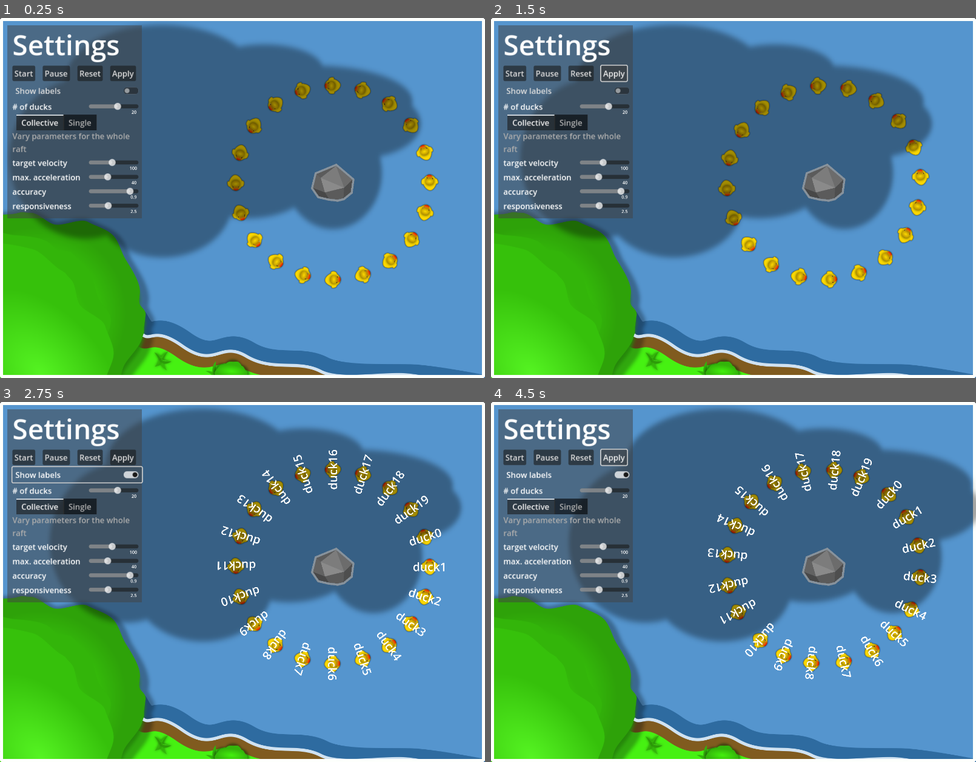
Above: before the commit, frames 1-4 (two rows, left to right).
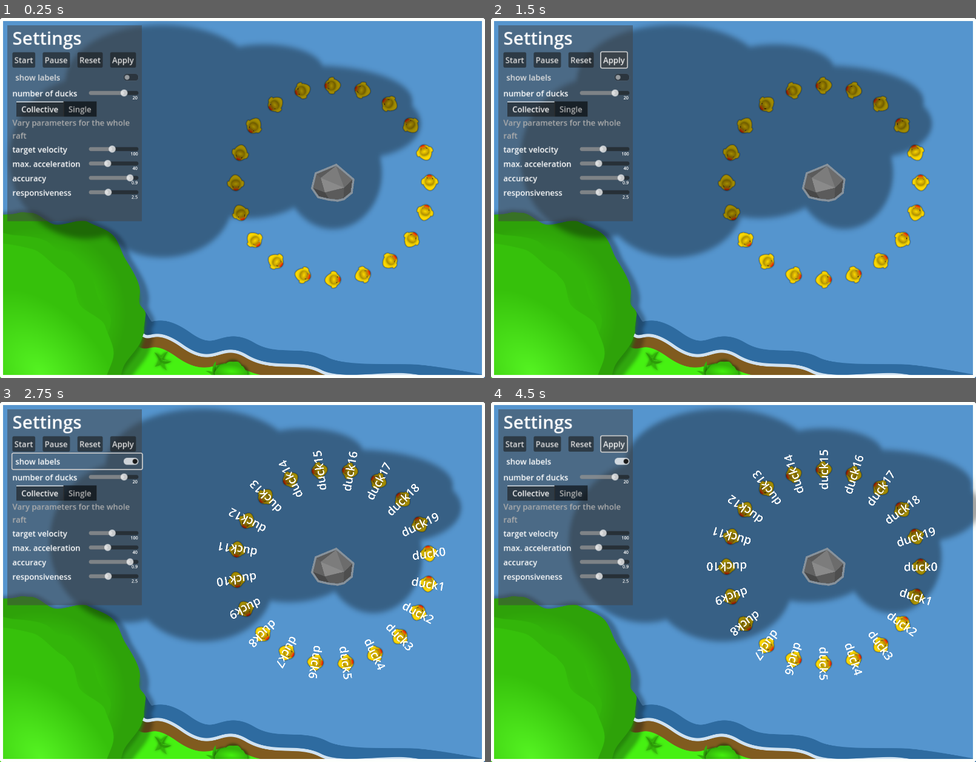
Above: after the commit, the same moments.

Repository: RichtersFinger/DuckTraffic
Game: Godot game, scene res://simulation.tscn
Same seed, same stepped clock (60 frames per second), same inputs: the game is played once before the commit and once after it.
Inputs:
- Up to frame 1 (0.25 s): no input
- Up to frame 2 (1.5 s): click "Reset" at 0.5 s; click "Apply" at 1.25 s
- Up to frame 3 (2.75 s): click "Show labels" (after the commit: "show labels") at 2 s
- Up to frame 4 (4.5 s): click "Start" at 2.75 s; click "Start" at 3.5 s; click "Apply" at 4.25 s

The runs differ from the first frame. In frame 1, 5.5% of the frame differs, in the area x 1-30%, y 3-57%; in frame 2, 8.5%; in frame 3, 12%, in the area x 1-92%, y 3-78%; in frame 4, 12%.

Commit message:
[GUI] implement controls for simulation settings

Diff:
--- a/GUI.gd
+++ b/GUI.gd
@@ -20,4 +20,4 @@
 
 
 func _on_apply_pressed():
-	pass
+	simulation.reset()
--- a/settings_slider_option.tscn
+++ b/settings_slider_option.tscn
@@ -22,10 +22,10 @@
 anchor_top = 1.0
 anchor_right = 0.5
 anchor_bottom = 1.0
-offset_left = 36.0
-offset_top = -8.0
-offset_right = 55.0
-offset_bottom = 15.0
+offset_left = 38.0
+offset_top = -10.0
+offset_right = 57.0
+offset_bottom = 13.0
 grow_horizontal = 2
 grow_vertical = 0
 scale = Vector2(0.55, 0.55)
--- a/simulation.gd
+++ b/simulation.gd
@@ -1,7 +1,6 @@
 extends Node2D
 
 @export var radius: float = 300
-@export var number: int = 20
 var time: float = 0.0
 
 var duck_template = load("res://duck.tscn")
@@ -12,6 +11,29 @@
 var ducks
 var running = false
 var visible_labels = false
+
+@onready var number_slider = $GUI/MarginContainer/VBoxContainer/NumberSlider/HSlider
+var number: int = 20
+# raft - settings
+@onready var raft_target_velocity_slider = $GUI/MarginContainer/VBoxContainer/TabContainer/Collective/VBoxContainer/VelocitySlider/HSlider
+var raft_target_velocity: float = 100
+@onready var raft_max_acceleration_slider = $GUI/MarginContainer/VBoxContainer/TabContainer/Collective/VBoxContainer/MaxAccelerationSlider/HSlider
+var raft_max_acceleration: float = 40
+@onready var raft_accuracy_slider = $GUI/MarginContainer/VBoxContainer/TabContainer/Collective/VBoxContainer/AccuracySlider/HSlider
+var raft_accuracy: float = 0.9
+@onready var raft_responsiveness_slider = $GUI/MarginContainer/VBoxContainer/TabContainer/Collective/VBoxContainer/ResponsivenessSlider/HSlider
+var raft_responsiveness: float = 2.5
+# rouge - settings
+@onready var rouge_active_button = $GUI/MarginContainer/VBoxContainer/TabContainer/Single/VBoxContainer/Active
+var rouge_active = false
+@onready var rouge_target_velocity_slider = $GUI/MarginContainer/VBoxContainer/TabContainer/Single/VBoxContainer/VelocitySlider/HSlider
+var rouge_target_velocity: float = 100
+@onready var rouge_max_acceleration_slider = $GUI/MarginContainer/VBoxContainer/TabContainer/Single/VBoxContainer/MaxAccelerationSlider/HSlider
+var rouge_max_acceleration: float = 40
+@onready var rouge_accuracy_slider = $GUI/MarginContainer/VBoxContainer/TabContainer/Single/VBoxContainer/AccuracySlider/HSlider
+var rouge_accuracy: float = 0.9
+@onready var rouge_responsiveness_slider = $GUI/MarginContainer/VBoxContainer/TabContainer/Single/VBoxContainer/ResponsivenessSlider/HSlider
+var rouge_responsiveness: float = 2.5
 
 
 # initialize simulation (create ducks and set initial position)
@@ -39,7 +61,6 @@
 func toggle_duck_labels(on: bool):
 	visible_labels = on
 	for duck in ducks:
-		print(duck.name)
 		duck.refresh_name_label(on)
 
 
@@ -52,6 +73,17 @@
 
 
 func reset():
+	# load settings
+	number = number_slider.value
+	raft_target_velocity = raft_target_velocity_slider.value
+	raft_max_acceleration = raft_max_acceleration_slider.value
+	raft_accuracy = raft_accuracy_slider.value
+	raft_responsiveness = raft_responsiveness_slider.value
+	rouge_active = rouge_active_button.button_pressed
+	rouge_target_velocity = rouge_target_velocity_slider.value
+	rouge_max_acceleration = rouge_max_acceleration_slider.value
+	rouge_accuracy = rouge_accuracy_slider.value
+	rouge_responsiveness = rouge_responsiveness_slider.value
 	# cleanup existing ducks
 	if ducks:
 		for duck in ducks:
@@ -64,9 +96,20 @@
 		ducks.append(duck_template.instantiate())
 		ducks[i].label_text = "duck" + str(i)
 		set_duck(ducks[i], i * separation)
-		# randomize duck properties
+		# configure ducks
+		ducks[i].target_velocity = raft_target_velocity
+		ducks[i].max_acceleration = raft_max_acceleration
+		ducks[i].responsiveness = raft_responsiveness
+		ducks[i].consistency_accuracy = 1.0 - raft_accuracy
 		ducks[i].consistency_phase = rand.randf_range(0.0, 2 * PI)
-		ducks[i].consistency_accuracy = rand.randf_range(0.01, 0.05)
-		ducks[i].target_velocity *= rand.randf_range(0.95, 1.05)
+		ducks[i].target_velocity *= rand.randf_range(raft_accuracy, 2.0 - raft_accuracy)
 		add_child(ducks[i])
+	if rouge_active:
+		ducks[0].target_velocity = rouge_target_velocity
+		ducks[0].max_acceleration = rouge_max_acceleration
+		ducks[0].responsiveness = rouge_responsiveness
+		ducks[0].consistency_accuracy = 1.0 - rouge_accuracy/2.0
+		ducks[0].consistency_phase = rand.randf_range(0.0, 2 * PI)
+		ducks[0].target_velocity *= rand.randf_range(rouge_accuracy, 2.0 - rouge_accuracy)
+
 	toggle_duck_labels(visible_labels)
--- a/simulation.tscn
+++ b/simulation.tscn
@@ -58,7 +58,7 @@
 [node name="GUI" type="MarginContainer" parent="."]
 z_index = 20
 offset_right = 301.0
-offset_bottom = 418.0
+offset_bottom = 424.5
 scale = Vector2(1.535, 1.535)
 theme_override_constants/margin_left = 15
 theme_override_constants/margin_top = 15
@@ -79,7 +79,7 @@
 
 [node name="Title" type="Label" parent="GUI/MarginContainer/VBoxContainer"]
 layout_mode = 2
-theme_override_font_sizes/font_size = 56
+theme_override_font_sizes/font_size = 36
 text = "Settings"
 
 [node name="HBoxContainer" type="HBoxContainer" parent="GUI/MarginContainer/VBoxContainer"]
@@ -104,17 +104,17 @@
 
 [node name="ShowLabels" type="CheckButton" parent="GUI/MarginContainer/VBoxContainer"]
 layout_mode = 2
-text = "Show labels"
-
-[node name="SliderItem" parent="GUI/MarginContainer/VBoxContainer" instance=ExtResource("6_81hte")]
-layout_mode = 2
-
-[node name="Name" parent="GUI/MarginContainer/VBoxContainer/SliderItem" index="0"]
-text = "# of ducks"
-
-[node name="HSlider" parent="GUI/MarginContainer/VBoxContainer/SliderItem" index="1"]
+text = "show labels"
+
+[node name="NumberSlider" parent="GUI/MarginContainer/VBoxContainer" instance=ExtResource("6_81hte")]
+layout_mode = 2
+
+[node name="Name" parent="GUI/MarginContainer/VBoxContainer/NumberSlider" index="0"]
+text = "number of ducks"
+
+[node name="HSlider" parent="GUI/MarginContainer/VBoxContainer/NumberSlider" index="1"]
 min_value = 5.0
-max_value = 30.0
+max_value = 25.0
 
 [node name="TabContainer" type="TabContainer" parent="GUI/MarginContainer/VBoxContainer"]
 layout_mode = 2
@@ -133,45 +133,45 @@
 text = "Vary parameters for the whole
 raft"
 
-[node name="SliderItem3" parent="GUI/MarginContainer/VBoxContainer/TabContainer/Collective/VBoxContainer" instance=ExtResource("6_81hte")]
-layout_mode = 2
-
-[node name="Name" parent="GUI/MarginContainer/VBoxContainer/TabContainer/Collective/VBoxContainer/SliderItem3" index="0"]
+[node name="VelocitySlider" parent="GUI/MarginContainer/VBoxContainer/TabContainer/Collective/VBoxContainer" instance=ExtResource("6_81hte")]
+layout_mode = 2
+
+[node name="Name" parent="GUI/MarginContainer/VBoxContainer/TabContainer/Collective/VBoxContainer/VelocitySlider" index="0"]
 text = "target velocity"
 
-[node name="HSlider" parent="GUI/MarginContainer/VBoxContainer/TabContainer/Collective/VBoxContainer/SliderItem3" index="1"]
+[node name="HSlider" parent="GUI/MarginContainer/VBoxContainer/TabContainer/Collective/VBoxContainer/VelocitySlider" index="1"]
 min_value = 10.0
 max_value = 200.0
 value = 100.0
 
-[node name="SliderItem2" parent="GUI/MarginContainer/VBoxContainer/TabContainer/Collective/VBoxContainer" instance=ExtResource("6_81hte")]
-layout_mode = 2
-
-[node name="Name" parent="GUI/MarginContainer/VBoxContainer/TabContainer/Collective/VBoxContainer/SliderItem2" index="0"]
+[node name="MaxAccelerationSlider" parent="GUI/MarginContainer/VBoxContainer/TabContainer/Collective/VBoxContainer" instance=ExtResource("6_81hte")]
+layout_mode = 2
+
+[node name="Name" parent="GUI/MarginContainer/VBoxContainer/TabContainer/Collective/VBoxContainer/MaxAccelerationSlider" index="0"]
 text = "max. acceleration"
 
-[node name="HSlider" parent="GUI/MarginContainer/VBoxContainer/TabContainer/Collective/VBoxContainer/SliderItem2" index="1"]
+[node name="HSlider" parent="GUI/MarginContainer/VBoxContainer/TabContainer/Collective/VBoxContainer/MaxAccelerationSlider" index="1"]
 min_value = 5.0
 value = 40.0
 
-[node name="SliderItem4" parent="GUI/MarginContainer/VBoxContainer/TabContainer/Collective/VBoxContainer" instance=ExtResource("6_81hte")]
-layout_mode = 2
-
-[node name="Name" parent="GUI/MarginContainer/VBoxContainer/TabContainer/Collective/VBoxContainer/SliderItem4" index="0"]
+[node name="AccuracySlider" parent="GUI/MarginContainer/VBoxContainer/TabContainer/Collective/VBoxContainer" instance=ExtResource("6_81hte")]
+layout_mode = 2
+
+[node name="Name" parent="GUI/MarginContainer/VBoxContainer/TabContainer/Collective/VBoxContainer/AccuracySlider" index="0"]
 text = "accuracy"
 
-[node name="HSlider" parent="GUI/MarginContainer/VBoxContainer/TabContainer/Collective/VBoxContainer/SliderItem4" index="1"]
+[node name="HSlider" parent="GUI/MarginContainer/VBoxContainer/TabContainer/Collective/VBoxContainer/AccuracySlider" index="1"]
 max_value = 1.0
 step = 0.05
 value = 0.9
 
-[node name="SliderItem5" parent="GUI/MarginContainer/VBoxContainer/TabContainer/Collective/VBoxContainer" instance=ExtResource("6_81hte")]
-layout_mode = 2
-
-[node name="Name" parent="GUI/MarginContainer/VBoxContainer/TabContainer/Collective/VBoxContainer/SliderItem5" index="0"]
+[node name="ResponsivenessSlider" parent="GUI/MarginContainer/VBoxContainer/TabContainer/Collective/VBoxContainer" instance=ExtResource("6_81hte")]
+layout_mode = 2
+
+[node name="Name" parent="GUI/MarginContainer/VBoxContainer/TabContainer/Collective/VBoxContainer/ResponsivenessSlider" index="0"]
 text = "responsiveness"
 
-[node name="HSlider" parent="GUI/MarginContainer/VBoxContainer/TabContainer/Collective/VBoxContainer/SliderItem5" index="1"]
+[node name="HSlider" parent="GUI/MarginContainer/VBoxContainer/TabContainer/Collective/VBoxContainer/ResponsivenessSlider" index="1"]
 min_value = 1.0
 max_value = 5.0
 step = 0.1
@@ -192,45 +192,49 @@
 text = "Override parameters for a single
 'rouge' duck"
 
-[node name="SliderItem6" parent="GUI/MarginContainer/VBoxContainer/TabContainer/Single/VBoxContainer" instance=ExtResource("6_81hte")]
-layout_mode = 2
-
-[node name="Name" parent="GUI/MarginContainer/VBoxContainer/TabContainer/Single/VBoxContainer/SliderItem6" index="0"]
+[node name="Active" type="CheckButton" parent="GUI/MarginContainer/VBoxContainer/TabContainer/Single/VBoxContainer"]
+layout_mode = 2
+text = "active"
+
+[node name="VelocitySlider" parent="GUI/MarginContainer/VBoxContainer/TabContainer/Single/VBoxContainer" instance=ExtResource("6_81hte")]
+layout_mode = 2
+
+[node name="Name" parent="GUI/MarginContainer/VBoxContainer/TabContainer/Single/VBoxContainer/VelocitySlider" index="0"]
 text = "target velocity"
 
-[node name="HSlider" parent="GUI/MarginContainer/VBoxContainer/TabContainer/Single/VBoxContainer/SliderItem6" index="1"]
+[node name="HSlider" parent="GUI/MarginContainer/VBoxContainer/TabContainer/Single/VBoxContainer/VelocitySlider" index="1"]
 min_value = 10.0
 max_value = 200.0
 value = 100.0
 
-[node name="SliderItem2" parent="GUI/MarginContainer/VBoxContainer/TabContainer/Single/VBoxContainer" instance=ExtResource("6_81hte")]
-layout_mode = 2
-
-[node name="Name" parent="GUI/MarginContainer/VBoxContainer/TabContainer/Single/VBoxContainer/SliderItem2" index="0"]
+[node name="MaxAccelerationSlider" parent="GUI/MarginContainer/VBoxContainer/TabContainer/Single/VBoxContainer" instance=ExtResource("6_81hte")]
+layout_mode = 2
+
+[node name="Name" parent="GUI/MarginContainer/VBoxContainer/TabContainer/Single/VBoxContainer/MaxAccelerationSlider" index="0"]
 text = "max. acceleration"
 
-[node name="HSlider" parent="GUI/MarginContainer/VBoxContainer/TabContainer/Single/VBoxContainer/SliderItem2" index="1"]
+[node name="HSlider" parent="GUI/MarginContainer/VBoxContainer/TabContainer/Single/VBoxContainer/MaxAccelerationSlider" index="1"]
 min_value = 5.0
 value = 40.0
 
-[node name="SliderItem4" parent="GUI/MarginContainer/VBoxContainer/TabContainer/Single/VBoxContainer" instance=ExtResource("6_81hte")]
-layout_mode = 2
-
-[node name="Name" parent="GUI/MarginContainer/VBoxContainer/TabContainer/Single/VBoxContainer/SliderItem4" index="0"]
+[node name="AccuracySlider" parent="GUI/MarginContainer/VBoxContainer/TabContainer/Single/VBoxContainer" instance=ExtResource("6_81hte")]
+layout_mode = 2
+
+[node name="Name" parent="GUI/MarginContainer/VBoxContainer/TabContainer/Single/VBoxContainer/AccuracySlider" index="0"]
 text = "accuracy"
 
-[node name="HSlider" parent="GUI/MarginContainer/VBoxContainer/TabContainer/Single/VBoxContainer/SliderItem4" index="1"]
+[node name="HSlider" parent="GUI/MarginContainer/VBoxContainer/TabContainer/Single/VBoxContainer/AccuracySlider" index="1"]
 max_value = 1.0
 step = 0.05
 value = 0.9
 
-[node name="SliderItem5" parent="GUI/MarginContainer/VBoxContainer/TabContainer/Single/VBoxContainer" instance=ExtResource("6_81hte")]
-layout_mode = 2
-
-[node name="Name" parent="GUI/MarginContainer/VBoxContainer/TabContainer/Single/VBoxContainer/SliderItem5" index="0"]
+[node name="ResponsivenessSlider" parent="GUI/MarginContainer/VBoxContainer/TabContainer/Single/VBoxContainer" instance=ExtResource("6_81hte")]
+layout_mode = 2
+
+[node name="Name" parent="GUI/MarginContainer/VBoxContainer/TabContainer/Single/VBoxContainer/ResponsivenessSlider" index="0"]
 text = "responsiveness"
 
-[node name="HSlider" parent="GUI/MarginContainer/VBoxContainer/TabContainer/Single/VBoxContainer/SliderItem5" index="1"]
+[node name="HSlider" parent="GUI/MarginContainer/VBoxContainer/TabContainer/Single/VBoxContainer/ResponsivenessSlider" index="1"]
 min_value = 1.0
 max_value = 5.0
 step = 0.1
@@ -242,12 +246,12 @@
 [connection signal="pressed" from="GUI/MarginContainer/VBoxContainer/HBoxContainer/Apply" to="GUI" method="_on_apply_pressed"]
 [connection signal="toggled" from="GUI/MarginContainer/VBoxContainer/ShowLabels" to="GUI" method="_on_check_button_toggled"]
 
-[editable path="GUI/MarginContainer/VBoxContainer/SliderItem"]
-[editable path="GUI/MarginContainer/VBoxContainer/TabContainer/Collective/VBoxContainer/SliderItem3"]
-[editable path="GUI/MarginContainer/VBoxContainer/TabContainer/Collective/VBoxContainer/SliderItem2"]
-[editable path="GUI/MarginContainer/VBoxContainer/TabContainer/Collective/VBoxContainer/SliderItem4"]
-[editable path="GUI/MarginContainer/VBoxContainer/TabContainer/Collective/VBoxContainer/SliderItem5"]
-[editable path="GUI/MarginContainer/VBoxContainer/TabContainer/Single/VBoxContainer/SliderItem6"]
-[editable path="GUI/MarginContainer/VBoxContainer/TabContainer/Single/VBoxContainer/SliderItem2"]
-[editable path="GUI/MarginContainer/VBoxContainer/TabContainer/Single/VBoxContainer/SliderItem4"]
-[editable path="GUI/MarginContainer/VBoxContainer/TabContainer/Single/VBoxContainer/SliderItem5"]
+[editable path="GUI/MarginContainer/VBoxContainer/NumberSlider"]
+[editable path="GUI/MarginContainer/VBoxContainer/TabContainer/Collective/VBoxContainer/VelocitySlider"]
+[editable path="GUI/MarginContainer/VBoxContainer/TabContainer/Collective/VBoxContainer/MaxAccelerationSlider"]
+[editable path="GUI/MarginContainer/VBoxContainer/TabContainer/Collective/VBoxContainer/AccuracySlider"]
+[editable path="GUI/MarginContainer/VBoxContainer/TabContainer/Collective/VBoxContainer/ResponsivenessSlider"]
+[editable path="GUI/MarginContainer/VBoxContainer/TabContainer/Single/VBoxContainer/VelocitySlider"]
+[editable path="GUI/MarginContainer/VBoxContainer/TabContainer/Single/VBoxContainer/MaxAccelerationSlider"]
+[editable path="GUI/MarginContainer/VBoxContainer/TabContainer/Single/VBoxContainer/AccuracySlider"]
+[editable path="GUI/MarginContainer/VBoxContainer/TabContainer/Single/VBoxContainer/ResponsivenessSlider"]
